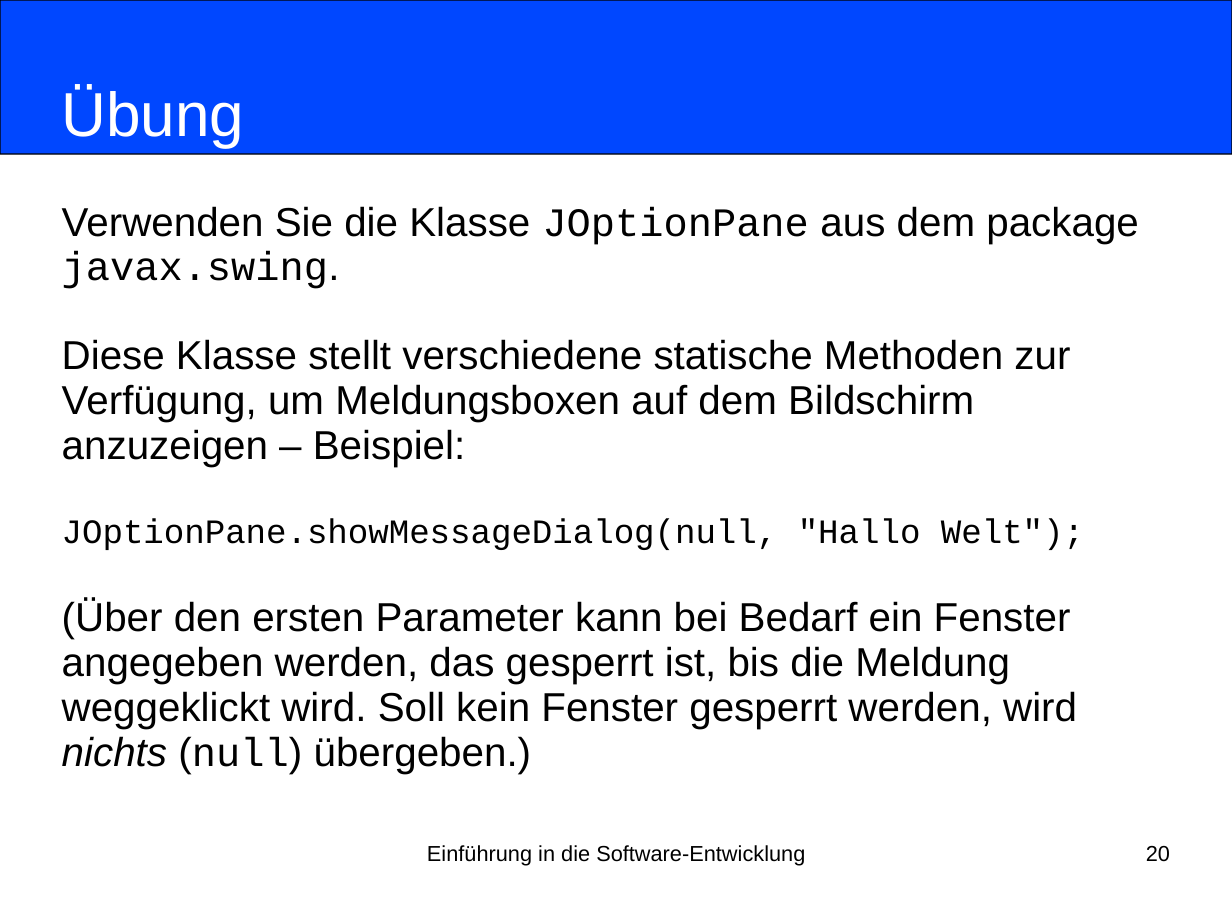
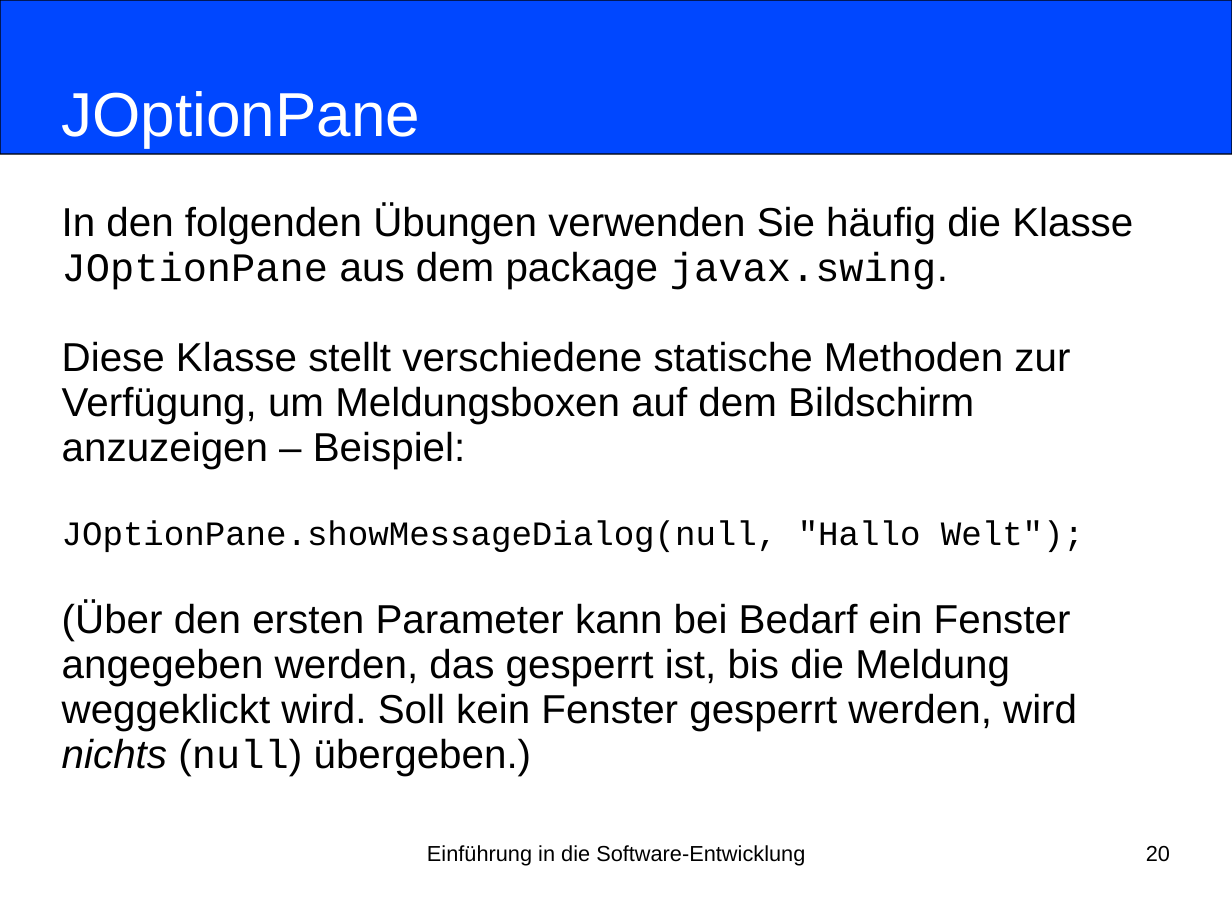
Before and after one commit to nordakademie-einfuehrung-java/vorlesungsskript, a slide deck: slide 20 of folien/Semester_03_Termin_09_Kapitel08.pptx. Drawn at 1232x924 pixels with LibreOffice and Linux fonts; fonts in the diff are those of the drawing. Boxes give left, top, right and bottom in pixels: in the first picture for what was removed or moved away, otherwise in the second. Text is boxed around its words. In the diff, an @@ line names an element or a change of style, - is before the commit and + after.

```diff
--- a/folien/Semester_03_Termin_09_Kapitel08.pptx
+++ b/folien/Semester_03_Termin_09_Kapitel08.pptx
@@ title at [62, 91, 421, 148]: text changed @@
-Übung
+JOptionPane
@@ subtitle at [62, 204, 1133, 290]: text changed @@
-Verwenden Sie die Klasse JOptionPane aus dem package
-javax.swing.
+In den folgenden Übungen verwenden Sie häufig die Klasse JOptionPane aus dem package javax.swing.
```
Also in this commit, not shown: 2 other slides changed.
